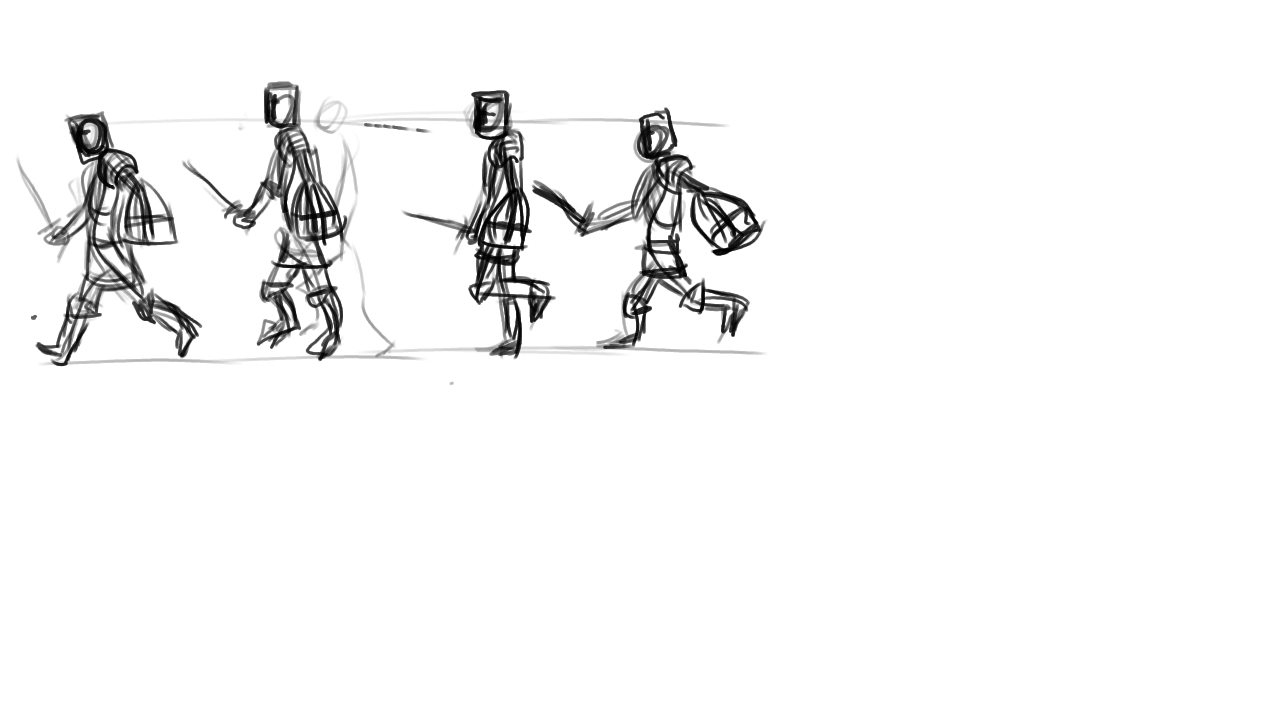
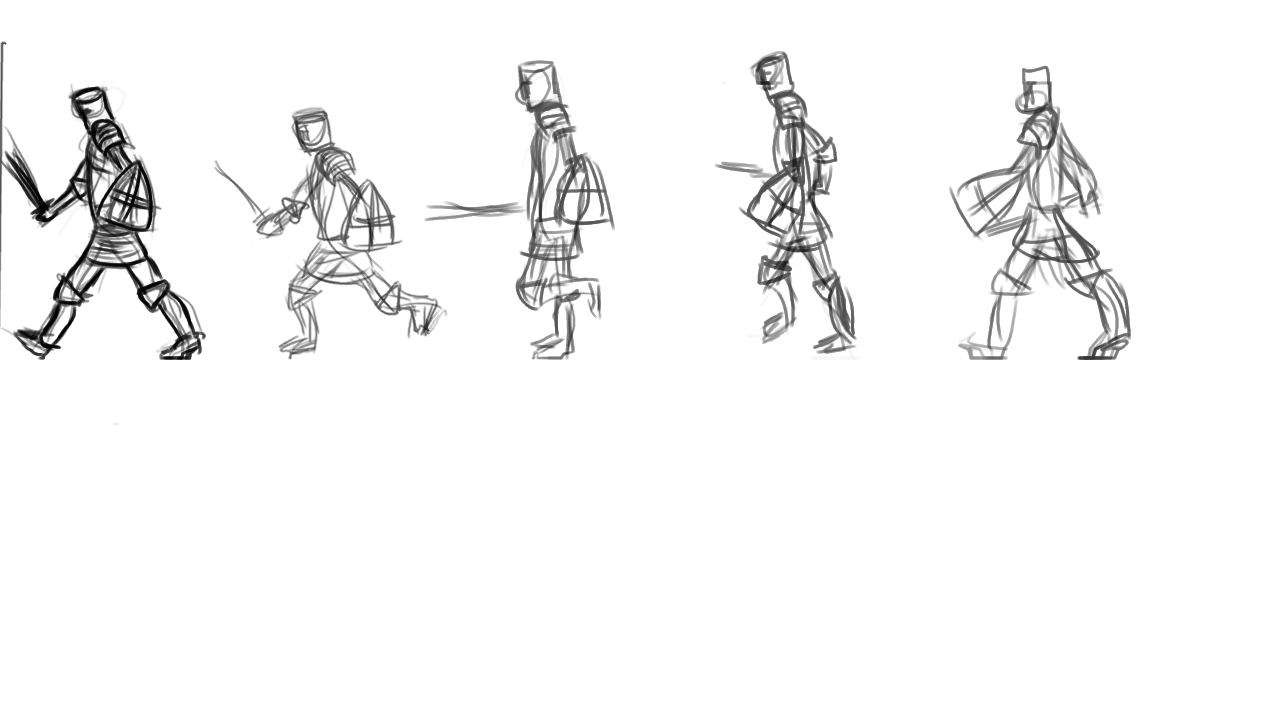
Layers edited between the first and the second 1280×720 image:
added layer "Layer #5" above "Layer #4" over [3, 86, 206, 426]
added layer "Layer #4" (69%) above "Layer #3" over [0, 41, 1131, 360]
added layer "Layer #3" (68%) above "Layer #2" over [19, 55, 1121, 360]
added layer "Layer #2" above "Layer #1" over [0, 41, 1131, 426]
hid "Layer" over [35, 94, 749, 362]
hid "Background" over [0, 41, 1131, 426]
